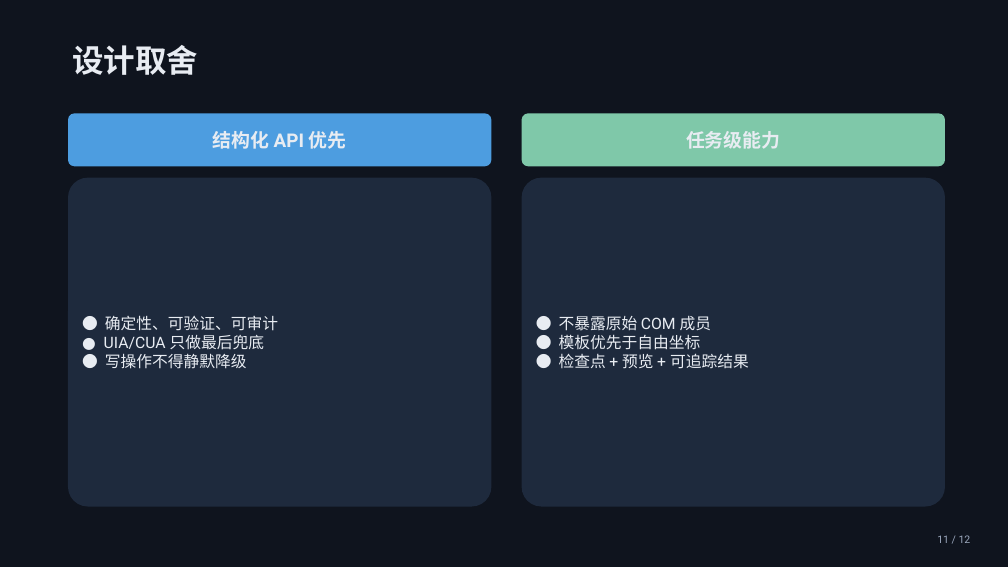
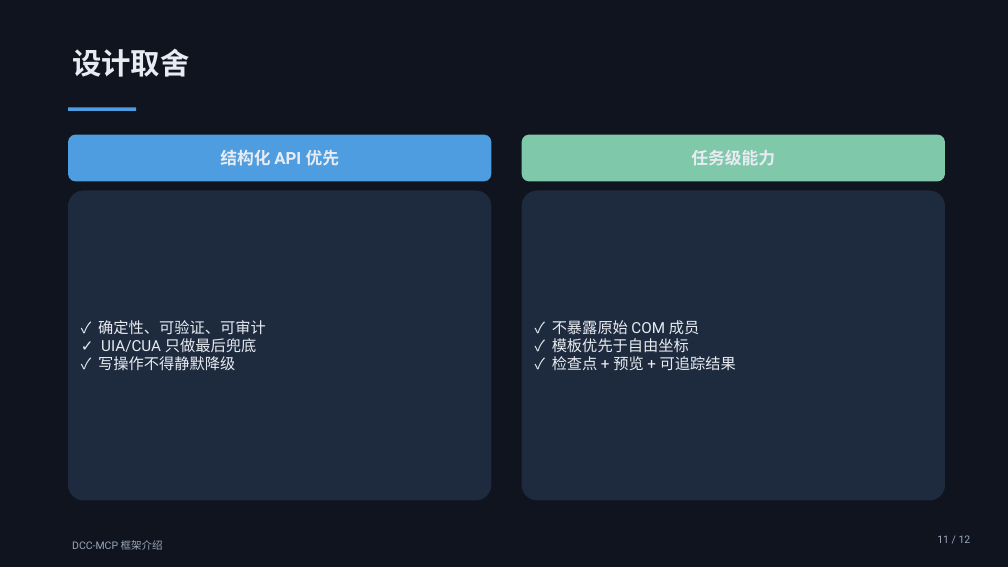
Before and after one commit to dcc-mcp/dcc-mcp-powerpoint, a slide deck: slide 11 of examples/output/draft-dcc-mcp-framework-intro.pptx. Drawn at 1008x567 pixels with LibreOffice and Linux fonts; fonts in the diff are those of the drawing. Boxes give left, top, right and bottom in pixels: in the first picture for what was removed or moved away, otherwise in the second. Text is boxed around its words. In the diff, an @@ line names an element or a change of style, - is before the commit and + after.

Commit message:
feat: showcase-grade layout system for all deck layouts (#6)
Design-system overhaul (showcase quality):
- unified content header (28pt title + accent rule) on every content slide
- editorial bullet rows (accent dot + hairline separators) replace box rows
- two-column/comparison panels with colored header strips
- kpi cards with accent top strip; architecture layers with numbered chips
  on a vertical spine; timeline with alternating above/below labels
- centered hero title cover + ghost circle accents (inset within the safe
  margin band — caught by the pixel-level bleed check)
- deck-title footer on all slides
- regenerated framework deck + review demo artifacts

```diff
--- a/examples/output/draft-dcc-mcp-framework-intro.pptx
+++ b/examples/output/draft-dcc-mcp-framework-intro.pptx
@@ text "设计取舍" at (72, 48, 189, 77): size 30 to 28 pt @@
@@ rectangle added at (68, 107, 136, 111), fill #4D9DE0 @@
@@ rounded rectangle "结构化 API 优先": place and size @@
-rounded rectangle "结构化 API 优先" at (68, 113, 492, 166)
+rounded rectangle "结构化 API 优先" at (68, 135, 492, 181)
@@ rounded rectangle "结构化 API 优先" at (68, 135, 492, 181): size 18 to 16 pt; proportions changed @@
@@ rounded rectangle "任务级能力" at (522, 135, 945, 181): size 18 to 16 pt; proportions changed @@
@@ rounded rectangle "任务级能力": place and size @@
-rounded rectangle "任务级能力" at (522, 113, 945, 166)
+rounded rectangle "任务级能力" at (522, 135, 945, 181)
@@ rounded rectangle "✓ 确定性、可验证、可审计": place and size @@
-rounded rectangle "✓ 确定性、可验证、可审计" at (68, 178, 492, 507)
+rounded rectangle "✓ 确定性、可验证、可审计" at (68, 191, 492, 501)
@@ rounded rectangle "✓ 确定性、可验证、可审计" at (68, 191, 492, 501): proportions changed @@
@@ rounded rectangle "✓ 不暴露原始 COM 成员" at (522, 191, 945, 501): proportions changed @@
@@ rounded rectangle "✓ 不暴露原始 COM 成员": place and size @@
-rounded rectangle "✓ 不暴露原始 COM 成员" at (522, 178, 945, 507)
+rounded rectangle "✓ 不暴露原始 COM 成员" at (522, 191, 945, 501)
@@ text in rounded rectangle at (98, 320, 266, 371): text changed; size 15 to 14.5 pt @@
-● 确定性、可验证、可审计
-● UIA/CUA 只做最后兜底
-● 写操作不得静默降级
+✓ 确定性、可验证、可审计
+✓ UIA/CUA 只做最后兜底
+✓ 写操作不得静默降级
@@ text in rounded rectangle at (552, 320, 736, 370): text changed; size 15 to 14.5 pt @@
-● 不暴露原始 COM 成员
-● 模板优先于自由坐标
-● 检查点 + 预览 + 可追踪结果
+✓ 不暴露原始 COM 成员
+✓ 模板优先于自由坐标
+✓ 检查点 + 预览 + 可追踪结果
@@ text added at (72, 540, 163, 550), 10 pt, text #9AA7BC @@
+DCC-MCP 框架介绍
```
Also in this commit, not shown: 11 other slides changed, 21 other files.
